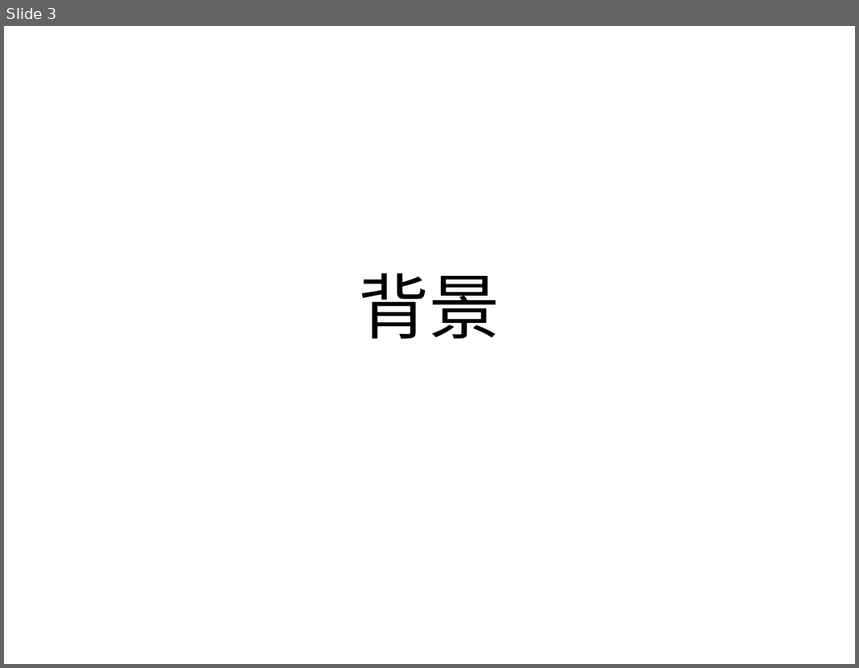
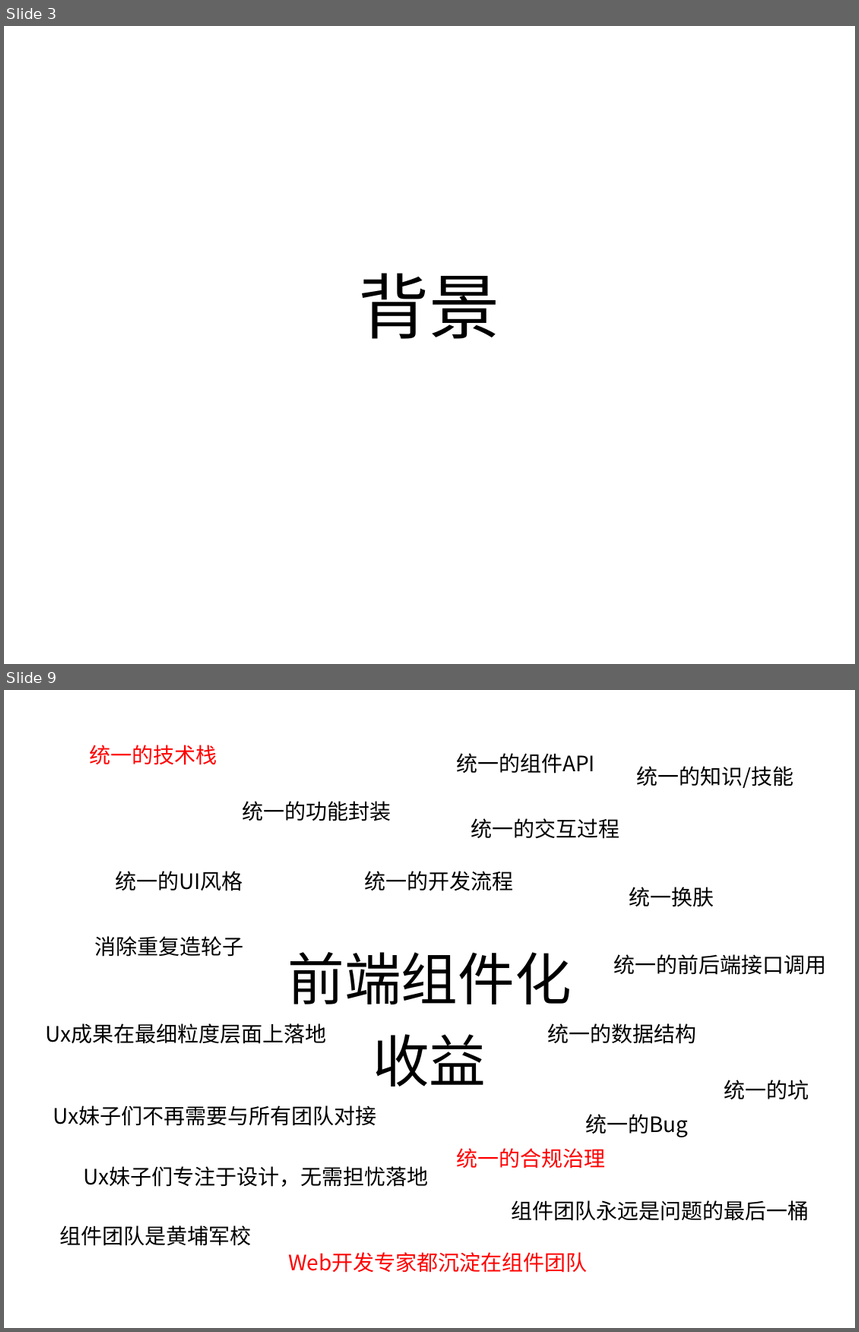
Before and after one commit to yibit/jigsaw, a slide deck: 让任何人迅速成为大前端开发者.pptx. Shown one above the other, each under a label of ours: slide 3 before the commit, slides 3 and 9 after it; the slides between them are not shown. The pictures are 859x668 and 859x1332 pixels, drawn with LibreOffice and Linux fonts; fonts in the diff are those of the drawing. Boxes give left, top, right and bottom in pixels: in the first picture for what was removed or moved away, otherwise in the second. Text is boxed around its words. In the diff, an @@ line names an element or a change of style, - is before the commit and + after.

```diff
--- a/让任何人迅速成为大前端开发者.pptx
+++ b/让任何人迅速成为大前端开发者.pptx
@@ slide 9 added at (x1=4, y1=690, x2=855, y2=1328), background #FFFFFF @@
@@ text added at (x1=90, y1=745, x2=218, y2=765), 18 pt, text #FF0000 @@
+统一的技术栈
@@ text added at (x1=456, y1=753, x2=595, y2=774), 18 pt, text #000000 @@
+统一的组件API
@@ text added at (x1=636, y1=766, x2=794, y2=788), 18 pt, text #000000 @@
+统一的知识/技能
@@ text added at (x1=242, y1=801, x2=391, y2=821), 18 pt, text #000000 @@
+统一的功能封装
@@ text added at (x1=471, y1=818, x2=620, y2=839), 18 pt, text #000000 @@
+统一的交互过程
@@ text added at (x1=115, y1=871, x2=243, y2=891), 18 pt, text #000000 @@
+统一的UI风格
@@ text added at (x1=365, y1=871, x2=514, y2=891), 18 pt, text #000000 @@
+统一的开发流程
@@ text added at (x1=629, y1=887, x2=714, y2=907), 18 pt, text #000000 @@
+统一换肤
@@ text added at (x1=95, y1=936, x2=244, y2=957), 18 pt, text #000000 @@
+消除重复造轮子
@@ text added at (x1=287, y1=952, x2=571, y2=1005), 48 pt, text #000000 @@
+前端组件化
@@ text added at (x1=614, y1=954, x2=826, y2=975), 18 pt, text #000000 @@
+统一的前后端接口调用
@@ text added at (x1=45, y1=1024, x2=326, y2=1044), 18 pt, text #000000 @@
+Ux成果在最细粒度层面上落地
@@ text added at (x1=547, y1=1024, x2=696, y2=1044), 18 pt, text #000000 @@
+统一的数据结构
@@ text added at (x1=373, y1=1034, x2=486, y2=1087), 48 pt, text #000000 @@
+收益
@@ text added at (x1=724, y1=1080, x2=809, y2=1100), 18 pt, text #000000 @@
+统一的坑
@@ text added at (x1=53, y1=1106, x2=376, y2=1126), 18 pt, text #000000 @@
+Ux妹子们不再需要与所有团队对接
@@ text added at (x1=585, y1=1114, x2=688, y2=1138), 18 pt, text #000000 @@
+统一的Bug
@@ text added at (x1=84, y1=1167, x2=429, y2=1187), 18 pt, text #000000 @@
+Ux妹子们专注于设计，无需担忧落地
@@ text added at (x1=456, y1=1148, x2=605, y2=1169), 18 pt, text #FF0000 @@
+统一的合规治理
@@ text added at (x1=511, y1=1201, x2=809, y2=1221), 18 pt, text #000000 @@
+组件团队永远是问题的最后一桶
@@ text added at (x1=60, y1=1226, x2=252, y2=1246), 18 pt, text #000000 @@
+组件团队是黄埔军校
@@ text added at (x1=288, y1=1252, x2=587, y2=1273), 18 pt, text #FF0000 @@
+Web开发专家都沉淀在组件团队
```
Also in this commit, not shown: 2 slides changed, 22 other slides added.
